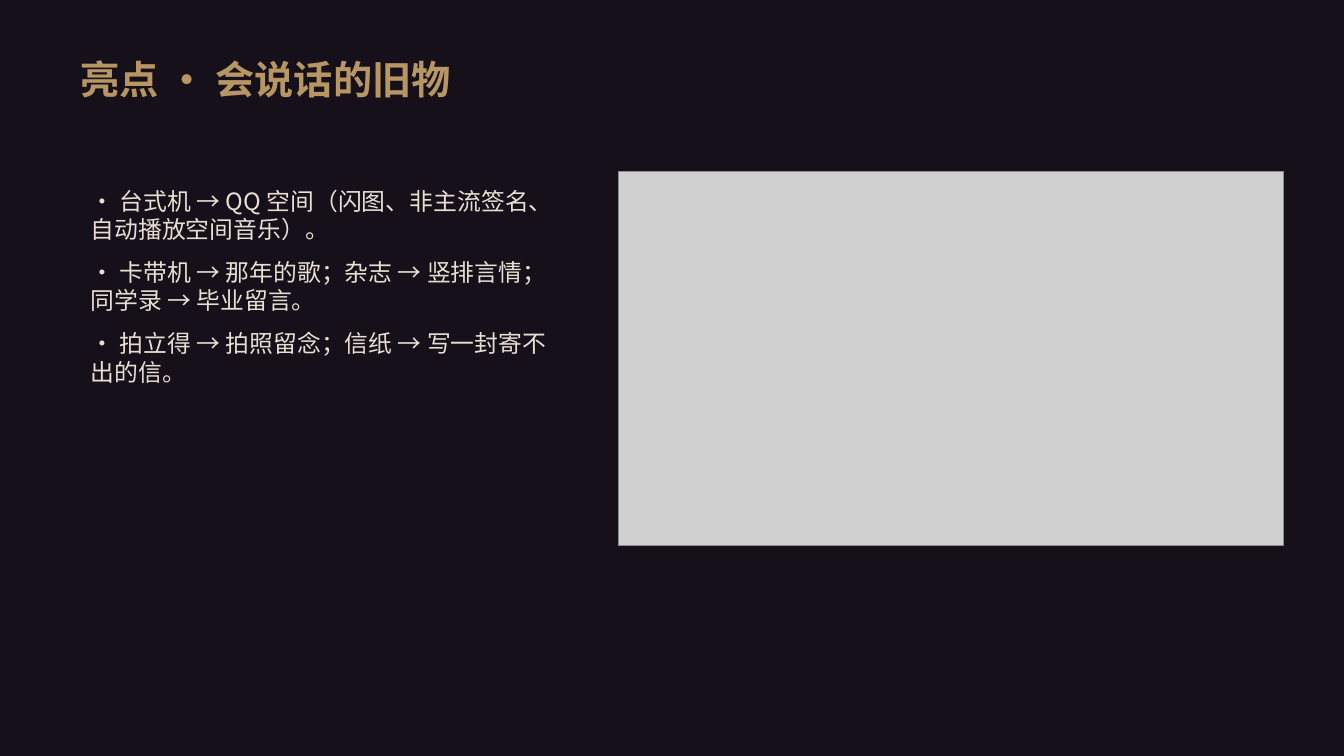
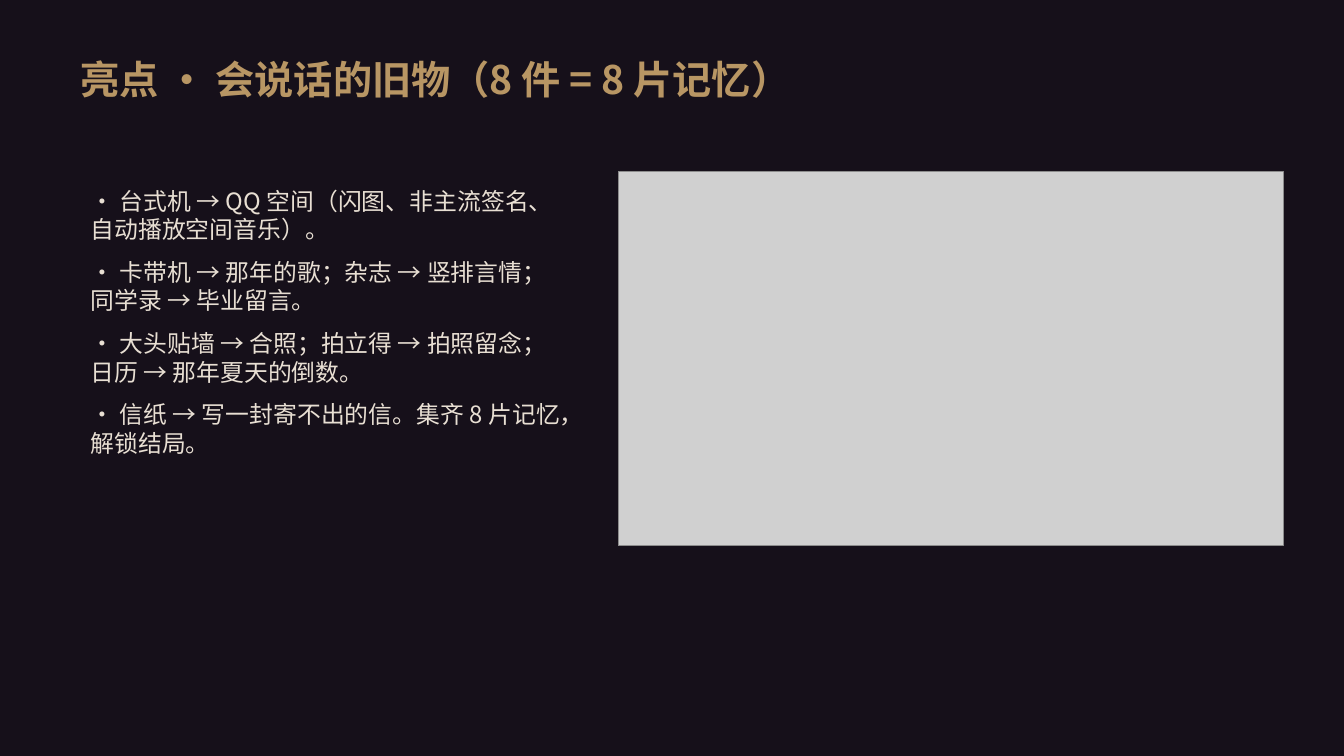
Before and after one commit to krommhulton-del/my-first-project, a slide deck: slide 7 of 策划大作业_纸上花火/纸上花火_答辩PPT.pptx. Drawn at 1344x756 pixels with LibreOffice and Linux fonts; fonts in the diff are those of the drawing; grey boxes stand for pictures. Boxes give left, top, right and bottom in pixels: in the first picture for what was removed or moved away, otherwise in the second. Text is boxed around its words. In the diff, an @@ line names an element or a change of style, - is before the commit and + after.

```diff
--- a/策划大作业_纸上花火/纸上花火_答辩PPT.pptx
+++ b/策划大作业_纸上花火/纸上花火_答辩PPT.pptx
@@ text at [80, 60, 791, 98]: text changed @@
-亮点 · 会说话的旧物
+亮点 · 会说话的旧物（8 件 = 8 片记忆）
@@ text at [91, 331, 583, 454]: text changed @@
-· 拍立得 → 拍照留念；信纸 → 写一封寄不出的信。
+· 大头贴墙 → 合照；拍立得 → 拍照留念；日历 → 那年夏天的倒数。
+· 信纸 → 写一封寄不出的信。集齐 8 片记忆，解锁结局。
```
Also in this commit, not shown: 4 other files.
